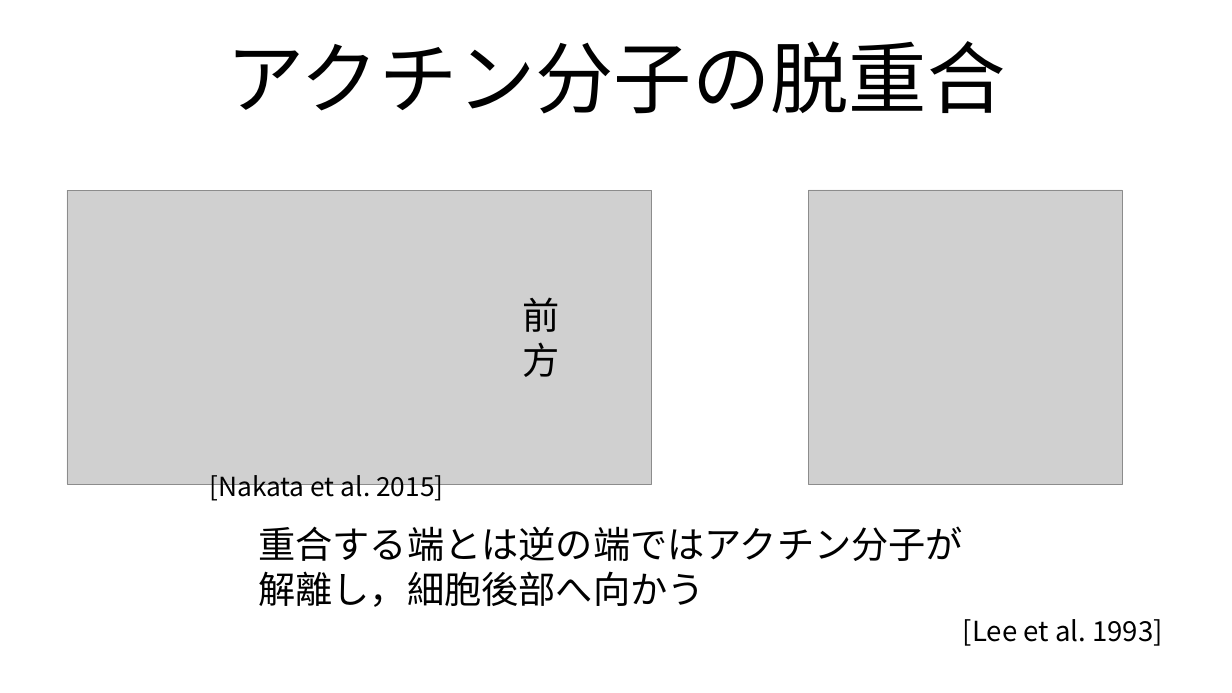
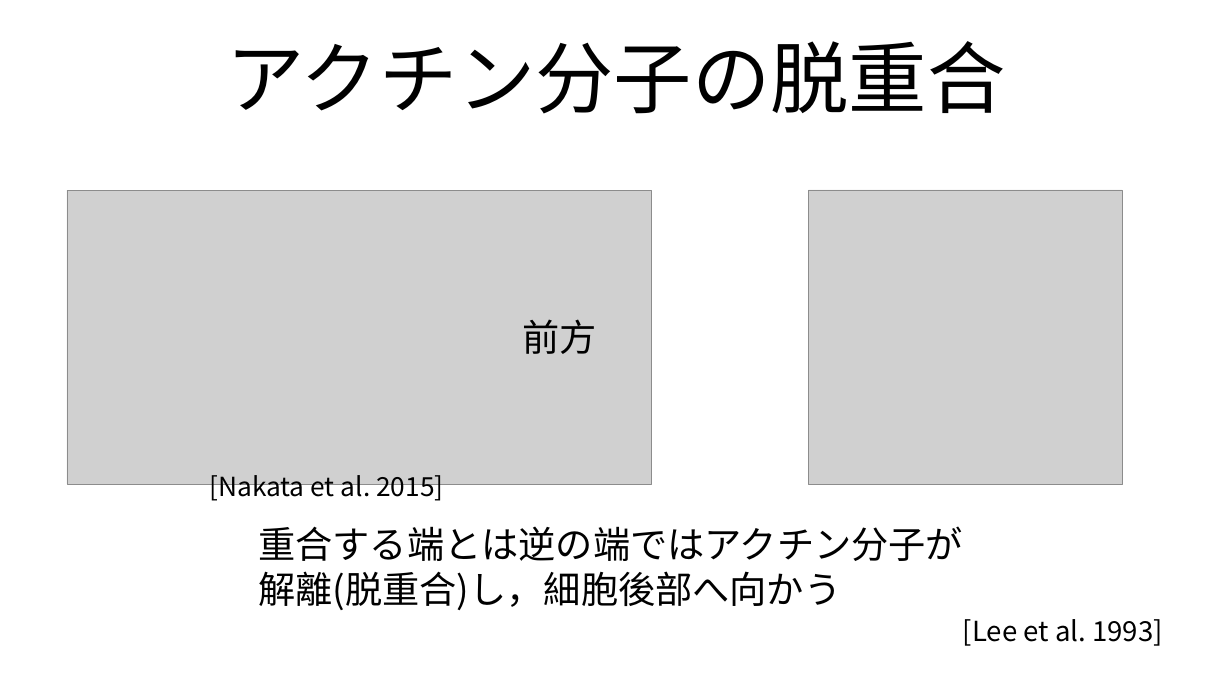
Before and after one commit to tokumaga81/ackera, a slide deck: slide 6 of tokunaga_mp.pptx. Drawn at 1232x693 pixels with LibreOffice and Linux fonts; fonts in the diff are those of the drawing; grey boxes stand for pictures. Boxes give left, top, right and bottom in pixels: in the first picture for what was removed or moved away, otherwise in the second. Text is boxed around its words. In the diff, an @@ line names an element or a change of style, - is before the commit and + after.

```diff
--- a/tokunaga_mp.pptx
+++ b/tokunaga_mp.pptx
@@ text "前方" rewrapped from bbox=[522, 297, 559, 377] to bbox=[522, 319, 596, 354] @@
@@ text at bbox=[258, 526, 963, 610]: text changed @@
-重合する端とは逆の端ではアクチン分子が解離し，細胞後部へ向かう
+重合する端とは逆の端ではアクチン分子が解離(脱重合)し，細胞後部へ向かう
```
Also in this commit, not shown: 18 other slides changed, 2 other files.
